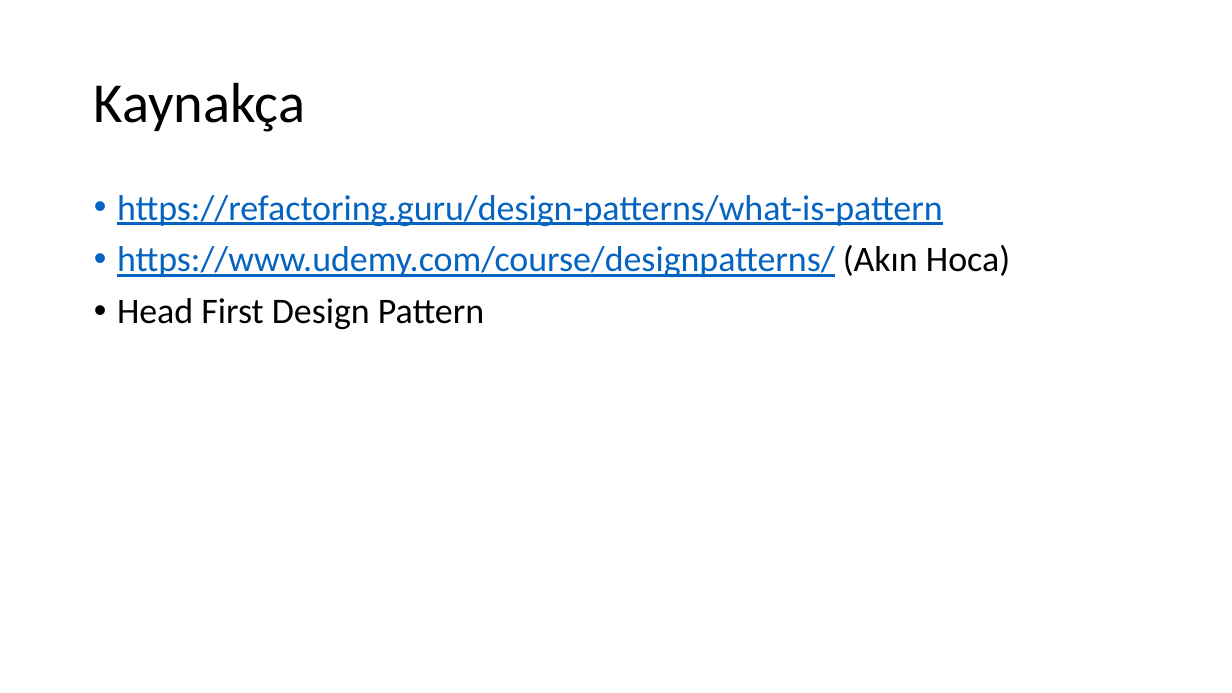
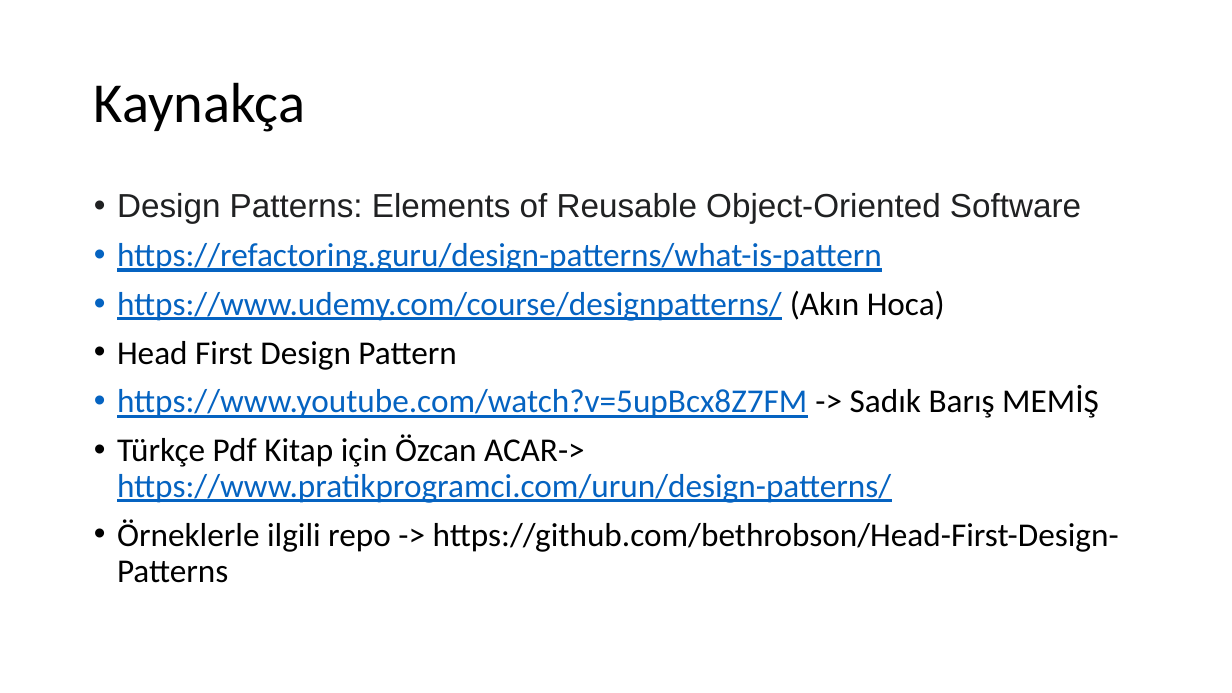
Before and after one commit to umiitkose/DesignPattern-Umiitkose, a slide deck: slide 20 of Tasarımdesenleri.pptx (slide 10 before the commit). Drawn at 1232x693 pixels with LibreOffice and Linux fonts; fonts in the diff are those of the drawing. Boxes give left, top, right and bottom in pixels: in the first picture for what was removed or moved away, otherwise in the second. Text is boxed around its words. In the diff, an @@ line names an element or a change of style, - is before the commit and + after.

Commit message:
add observer pattern examples

```diff
--- a/Tasarımdesenleri.pptx
+++ b/Tasarımdesenleri.pptx
@@ text at box(117, 193, 1081, 224): paragraph added @@
+• Design Patterns: Elements of Reusable Object-Oriented Software
@@ text at box(117, 243, 945, 370): size 28 to 25.9 pt in "https://refactoring.guru/design-patterns/what-is-pattern", "https://www.udemy.com/course/designpatterns/ (Akın Hoca)", "Head First Design Pattern" @@
@@ text at box(117, 385, 1119, 583): paragraphs added @@
+• https://www.youtube.com/watch?v=5upBcx8Z7FM -> Sadık Barış MEMİŞ
+• Türkçe Pdf Kitap için Özcan ACAR-> https://www.pratikprogramci.com/urun/design-patterns/
+• Örneklerle ilgili repo -> https://github.com/bethrobson/Head-First-Design-Patterns
```
Also in this commit, not shown: 4 other slides changed, 10 slides added, 17 other files.
